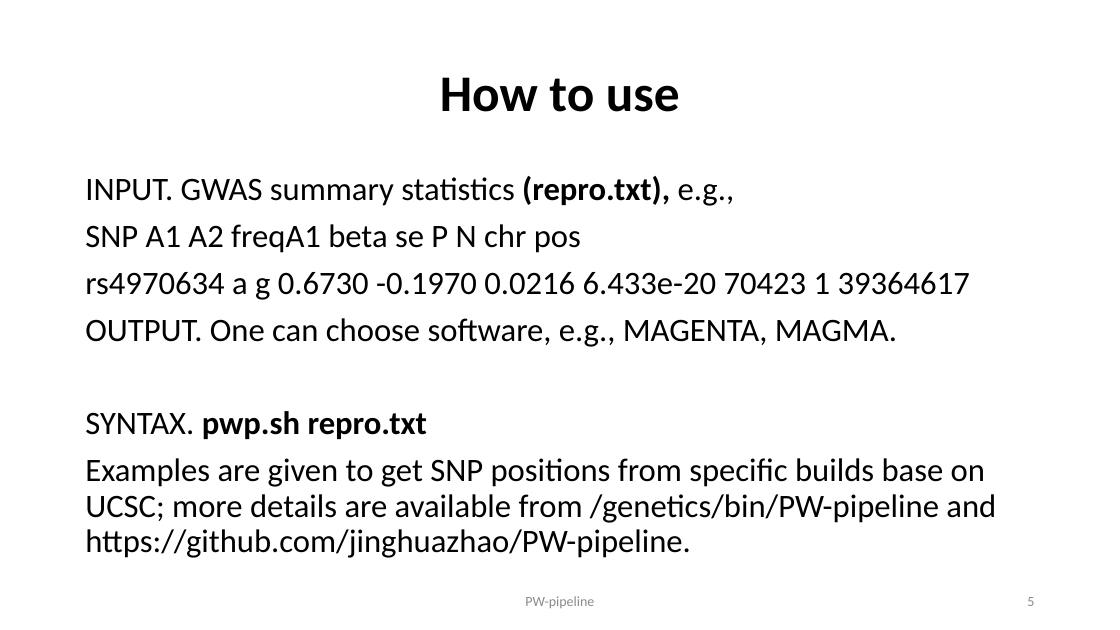
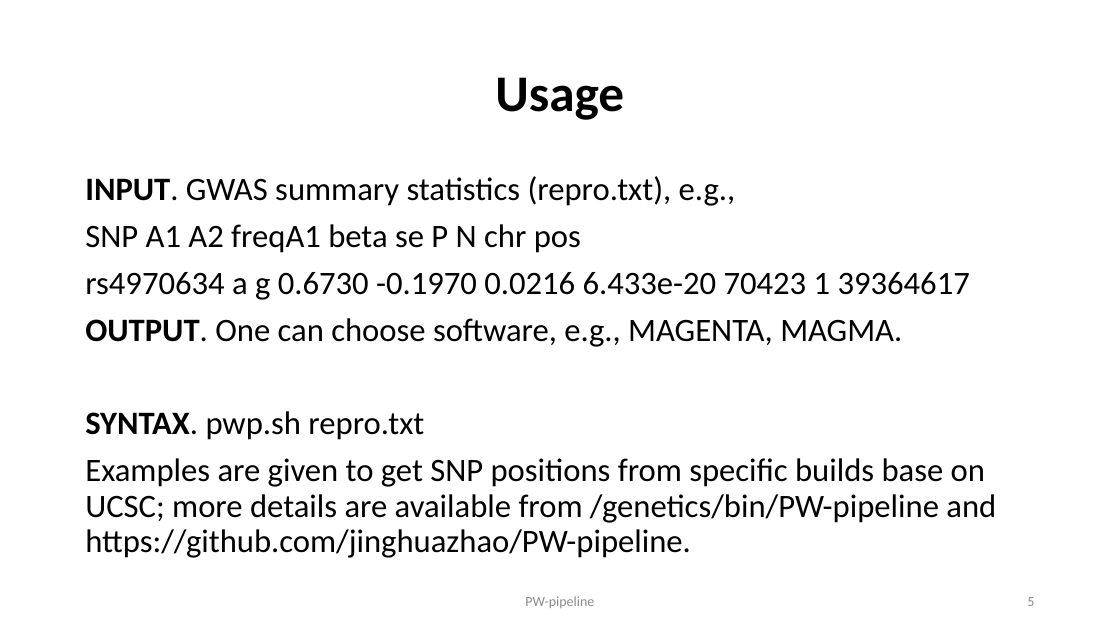
Before and after one commit to jinghuazhao/PW-pipeline, a slide deck: slide 5 of README.pptx. Drawn at 1120x630 pixels with LibreOffice and Linux fonts; fonts in the diff are those of the drawing. Boxes give left, top, right and bottom in pixels: in the first picture for what was removed or moved away, otherwise in the second. Text is boxed around its words. In the diff, an @@ line names an element or a change of style, - is before the commit and + after.

```diff
--- a/README.pptx
+++ b/README.pptx
@@ title at bbox=[495, 77, 624, 120]: text changed @@
-How to use
+Usage
@@ text at bbox=[85, 176, 902, 440]: bold on in "INPUT.", "OUTPUT.", "SYNTAX."; bold off in "(repro.txt),", "pwp.sh repro.txt" @@
```
Also in this commit, not shown: 3 other slides changed.
